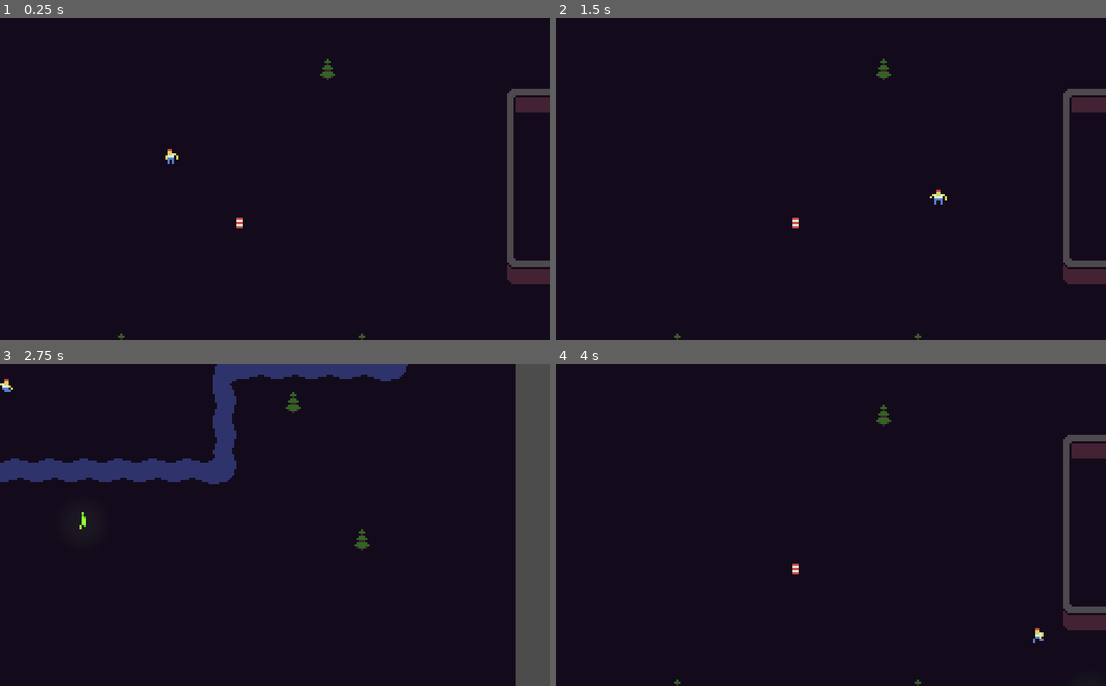
Above: before the commit, frames 1-4 (two rows, left to right).
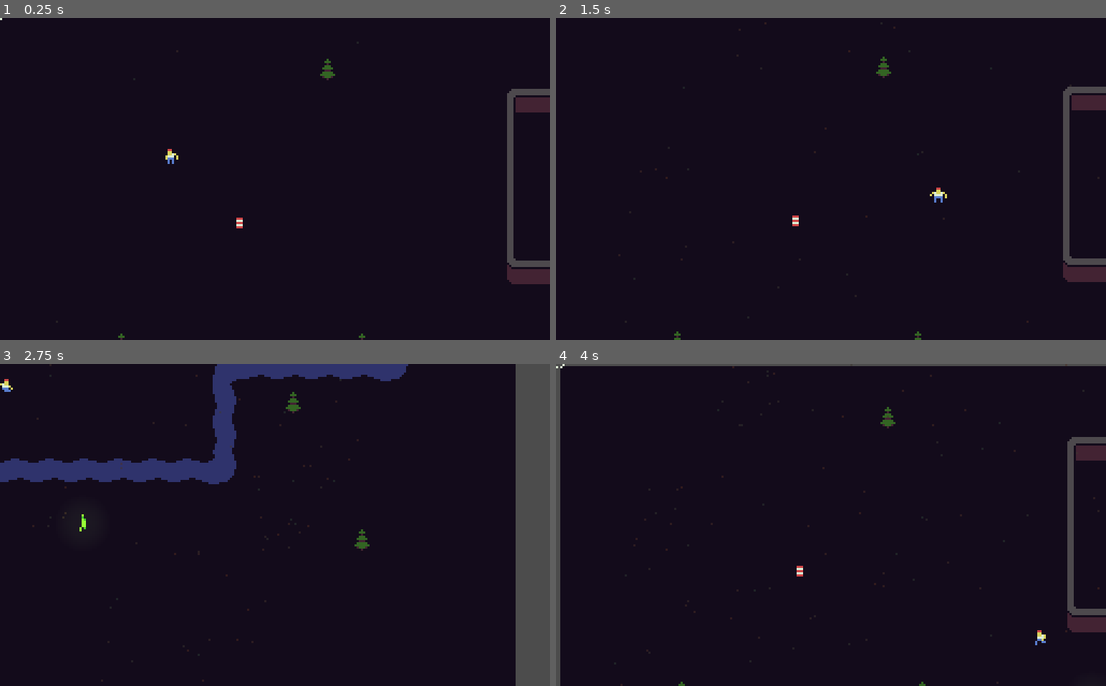
Above: after the commit, the same moments.

Repository: ElkkuTheBaws/ldjam46
Game: Godot game, scene res://Map.tscn
Same seed, same stepped clock (60 frames per second), same inputs: the game is played once before the commit and once after it. This scene is started directly instead of the project's main scene.
Inputs:
- Up to frame 1 (0.25 s): no input
- Up to frame 2 (1.5 s): tap Enter (ui_accept) at 0.5, 0.77 s; hold Right (ui_right) 0.53-1.28 s; tap Home (ui_home) at 0.6, 1.35 s; hold Down (ui_down) from 1.28 s (still down)
- Up to frame 3 (2.75 s): tap Enter (ui_accept) at 1.52 s; release Down (ui_down) at 2.03 s; hold Right (ui_right) from 2.03 s (still down); tap Home (ui_home) at 2.1 s
- Up to frame 4 (4 s): release Right (ui_right) at 2.78 s; hold Up (ui_up) 2.78-3.53 s; tap Home (ui_home) at 2.85, 3.6 s; tap Enter (ui_accept) at 3.02, 3.77 s; hold Left (ui_left) from 3.53 s (still down)

The runs differ from the first frame. In frame 1, less than 0.1% of the frame differs, in the area x 0-1%, y 0-1%; in frame 2, 0.7%; in frame 3, 0.1%; in frame 4, 3.1%, in the area x 0-100%, y 0-100%.

Commit message:
Camera shake

Diff:
--- a/Levels/Camera.gd
+++ b/Levels/Camera.gd
@@ -1,11 +1,14 @@
 extends Node2D
 
 var window_size = Vector2(256,150)
-onready var shaketimer : Timer = $Timer
 onready var player1 = get_node("../Player")
 onready var player_world_pos = get_player_grid_pos()
-export var amplitude = 6.0
-export(float, EASE) var DAMP_EASING = 1.0
+onready var center = $Position2D
+
+export var decay_rate = 1
+export var max_offset = 5
+
+var _trauma = 0
 
 func _ready():
 	randomize()
@@ -13,7 +16,9 @@
 	OS.set_window_size(window_size)
 	var canvas_transform = get_viewport().get_canvas_transform()
 	canvas_transform[2] = player_world_pos * window_size
+	center.position = player_world_pos * window_size
 	get_viewport().set_canvas_transform(canvas_transform)
+	var _start
 	OS.set_window_size(window_size*3)
 
 func get_player_grid_pos():
@@ -24,11 +29,14 @@
 	return Vector2(x, y)
 
 
-func _process(_delta):
+func _process(delta):
+	if Input.is_action_just_pressed("ui_home"):
+		add_trauma(500, decay_rate, max_offset)
 	update_camera()
-#	var damping = ease(shaketimer.time_left / shaketimer.wait_time, DAMP_EASING)
-#	var damping = 1
-#	transform = Transform2D(0, Vector2(rand_range(amplitude, -amplitude) *damping, rand_range(amplitude, -amplitude) *damping))
+	if _trauma > 0:
+		_decay_trauma(delta)
+		_apply_shake()
+
 
 func update_camera():
 	var new_player_grid_pos = get_player_grid_pos()
@@ -37,9 +45,36 @@
 		player_world_pos = new_player_grid_pos
 		transform = get_viewport().get_canvas_transform()
 		transform[2] = -player_world_pos * window_size
+		center.position = -player_world_pos * window_size
+		print(center.position)
 		get_viewport().set_canvas_transform(transform)
 	return transform
 
+func add_trauma(amount, decay, offset):
+	_trauma = min(_trauma + amount, 1)
+	decay_rate = decay
+	max_offset = offset
 
-func _on_Timer_timeout():
-	pass
+
+func _decay_trauma(delta):
+	var charge = decay_rate * delta
+	_trauma = max(_trauma - charge, 0)
+
+func _apply_shake():
+	var shake = _trauma * _trauma
+	var o_x = max_offset * shake * _get_neg_or_pos_scalar()
+	var o_y = max_offset * shake * _get_neg_or_pos_scalar()
+	var transform = get_viewport().get_canvas_transform()
+	transform[2] = center.position + Vector2(o_x, o_y)
+	get_viewport().set_canvas_transform(transform)
+
+
+func _get_neg_or_pos_scalar():
+	return rand_range(-1.0, 1.0)
+
+
+
+
+
+func _on_Player_screen_shake(amount, decay, offset):
+	add_trauma(amount, decay, offset)
--- a/Map.tscn
+++ b/Map.tscn
@@ -6,7 +6,40 @@
 [ext_resource path="res://Objects/Barrel.tscn" type="PackedScene" id=4]
 [ext_resource path="res://Enemy.tscn" type="PackedScene" id=5]
 
+[sub_resource type="ParticlesMaterial" id=1]
+lifetime_randomness = 0.28
+emission_shape = 1
+emission_sphere_radius = 200.0
+flag_disable_z = true
+spread = 136.78
+gravity = Vector3( 0, 0, 0 )
+initial_velocity = 5.0
+initial_velocity_random = 0.37
+angular_velocity = 2.0
+angular_velocity_random = 1.0
+orbit_velocity = 0.0
+orbit_velocity_random = 0.0
+linear_accel = 0.5
+linear_accel_random = 0.54
+radial_accel = 0.1
+radial_accel_random = 0.11
+tangential_accel = -1.0
+tangential_accel_random = 0.46
+damping = 1.0
+scale_random = 0.59
+color = Color( 0.219608, 0.219608, 0.192157, 0.47451 )
+hue_variation = 0.1
+hue_variation_random = 0.69
+
 [node name="Map" type="YSort"]
+
+[node name="Particles2D" type="Particles2D" parent="."]
+position = Vector2( 224, 144 )
+amount = 500
+lifetime = 4.0
+randomness = 0.51
+visibility_rect = Rect2( -100, -100, 200, 200 )
+process_material = SubResource( 1 )
 
 [node name="Navigation2D" type="Navigation2D" parent="."]
 
@@ -29,7 +62,6 @@
 position = Vector2( 80, 64 )
 
 [node name="View" parent="." instance=ExtResource( 1 )]
-position = Vector2( 80, 64 )
 
 [node name="Barrel" parent="." instance=ExtResource( 4 )]
 position = Vector2( 112, 96 )
@@ -44,3 +76,4 @@
 
 [node name="Line2D" type="Line2D" parent="."]
 visible = false
+[connection signal="screen_shake" from="Player" to="View" method="_on_Player_screen_shake"]
--- a/Player.tscn
+++ b/Player.tscn
@@ -586,8 +586,6 @@
 [node name="Player" type="KinematicBody2D"]
 collision_mask = 5
 script = ExtResource( 2 )
-min_throw_distance = 5
-max_throw_distance = 75
 MAX_SPEED = 120
 
 [node name="RayCast2D" type="RayCast2D" parent="."]
--- a/Scripts/Player.gd
+++ b/Scripts/Player.gd
@@ -9,13 +9,14 @@
 
 #Variables related to throwable objects
 var picked : pickable
-export(int,100) var min_throw_distance
-export(int, 100) var max_throw_distance
+export(int,100) var min_throw_distance = 5
+export(int, 100) var max_throw_distance =  75
 var charged = min_throw_distance
 var hasObject = false
 var descend = false
 var charging = false
 signal throw_length_changed(length)
+signal screen_shake(amount, decay_rate, max_offset)
 var current_direction = right
 var throw_destination = current_direction
 
@@ -69,6 +70,10 @@
 				charge_throw()
 		if Input.is_action_just_released("ui_accept"):
 			picked.throw_object()
+#			print(charged)
+			var norm = (float(charged) - float(min_throw_distance)) / (float(max_throw_distance) - float(min_throw_distance))
+			print(norm)
+			emit_signal("screen_shake", 10 + norm * 100, 2, 1 + norm * 2) #Amount, decay and offset
 			animationState.travel("Throws")
 			charged = min_throw_distance
 			hasObject = false
@@ -126,7 +131,6 @@
 	emit_signal("throw_length_changed", charged)
 
 func throw_animation_ended():
-	print("pitäs toimii")
 	charging = false
 	animationState.travel("Idle")
 
--- a/View.tscn
+++ b/View.tscn
@@ -1,9 +1,12 @@
-[gd_scene load_steps=2 format=2]
+[gd_scene load_steps=3 format=2]
 
 [ext_resource path="res://Levels/Camera.gd" type="Script" id=1]
+[ext_resource path="res://Textures/effects/throw marker/throwmarker_0.png" type="Texture" id=2]
 
 [node name="View" type="Node2D"]
 script = ExtResource( 1 )
 
-[node name="Timer" type="Timer" parent="."]
-[connection signal="timeout" from="Timer" to="." method="_on_Timer_timeout"]
+[node name="Position2D" type="Position2D" parent="."]
+
+[node name="Sprite" type="Sprite" parent="Position2D"]
+texture = ExtResource( 2 )
Not shown: 1 places in Map.tscn that only renumber resources
Not shown, added: Textures/UI/itemslot/alien.png.import
Not shown, added: Textures/UI/itemslot/barrel.png.import
Not shown, added: Textures/UI/itemslot/empty.png.import
Not shown, added: Textures/UI/itemslot/president.png.import
